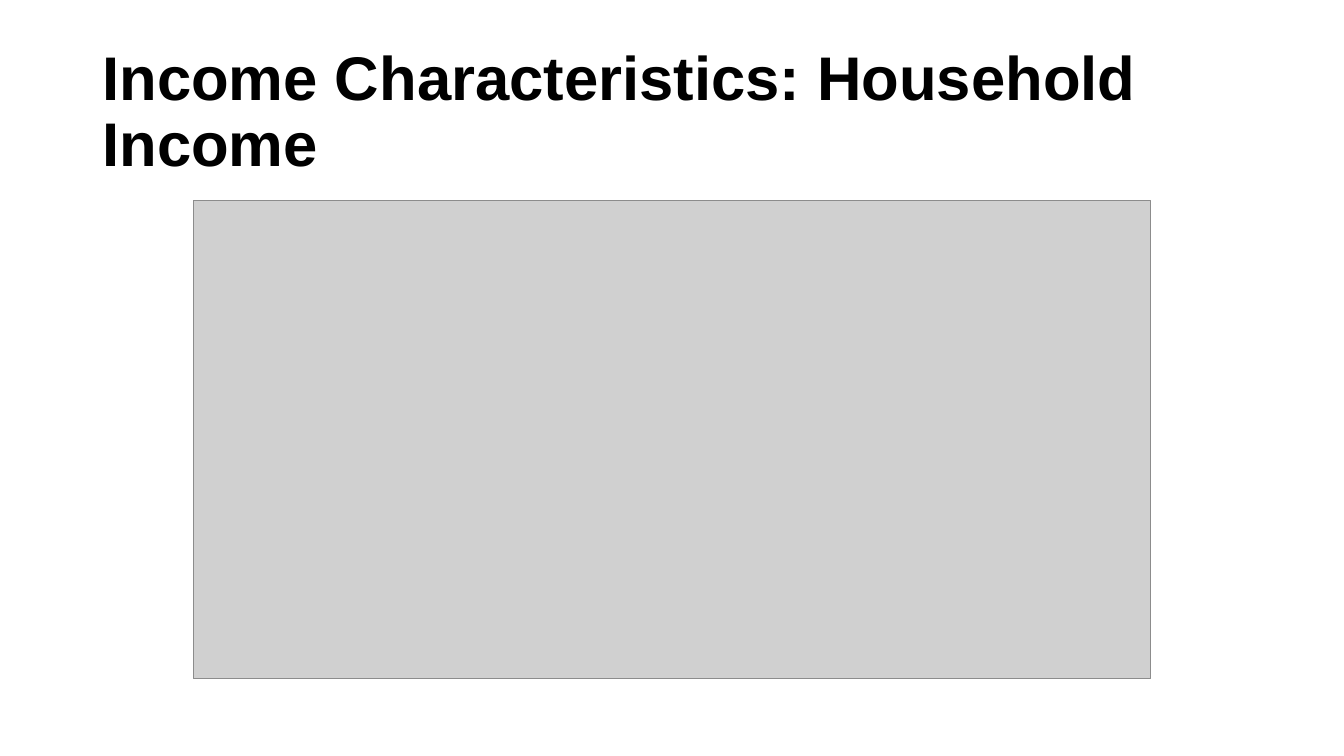
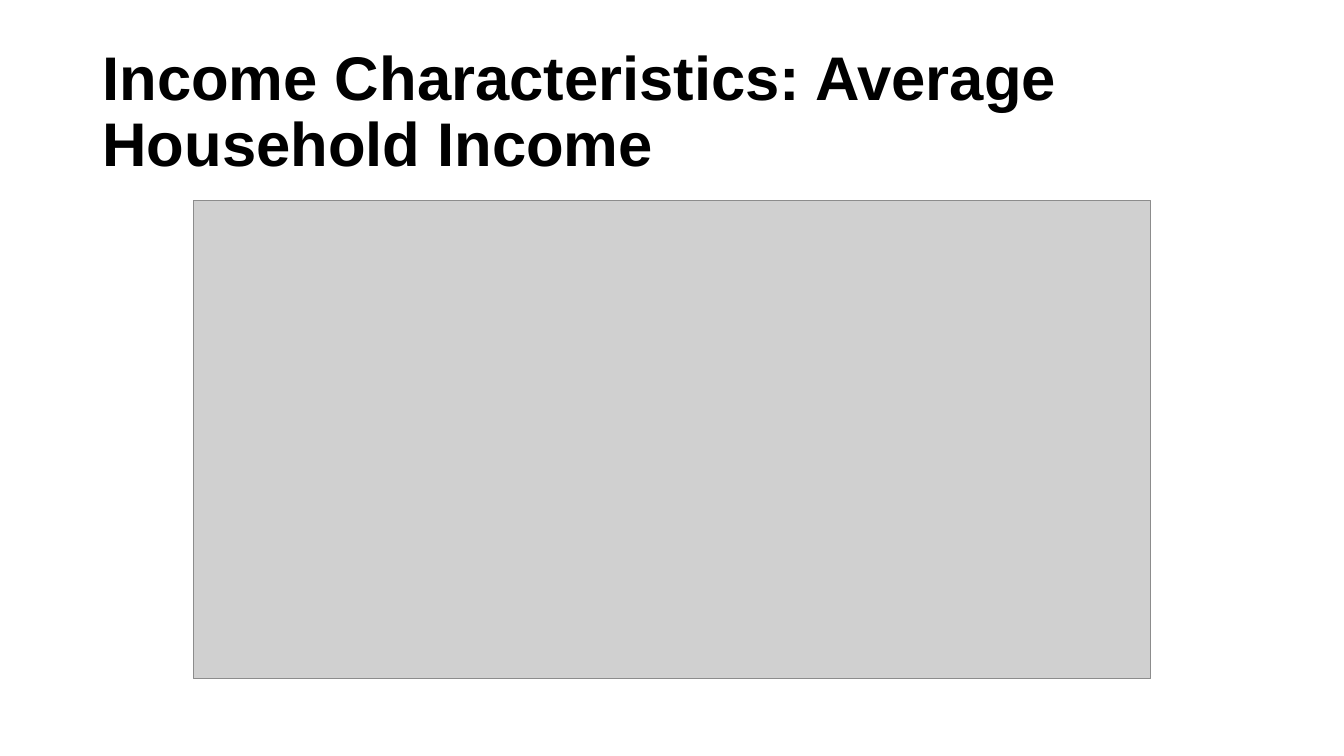
Before and after one commit to ucdiegorubi/oy_census_analysis, a slide deck: slide 11 of create_powerpoint/household_structure_estimates.pptx (slide 10 before the commit). Drawn at 1344x756 pixels with LibreOffice and Linux fonts; fonts in the diff are those of the drawing; grey boxes stand for pictures; background and template pictures are left out. Boxes give left, top, right and bottom in pixels: in the first picture for what was removed or moved away, otherwise in the second. Text is boxed around its words. In the diff, an @@ line names an element or a change of style, - is before the commit and + after.

Commit message:
updated household types to include connected youth only households for comparison and updated visualizations

```diff
--- a/create_powerpoint/household_structure_estimates.pptx
+++ b/create_powerpoint/household_structure_estimates.pptx
@@ title at (102,55,1056,167): text changed @@
-Income Characteristics: Household Income
+Income Characteristics: Average Household Income
```
Also in this commit, not shown: 7 other slides changed, 3 slides added, 2 slides removed, 5 other files.
